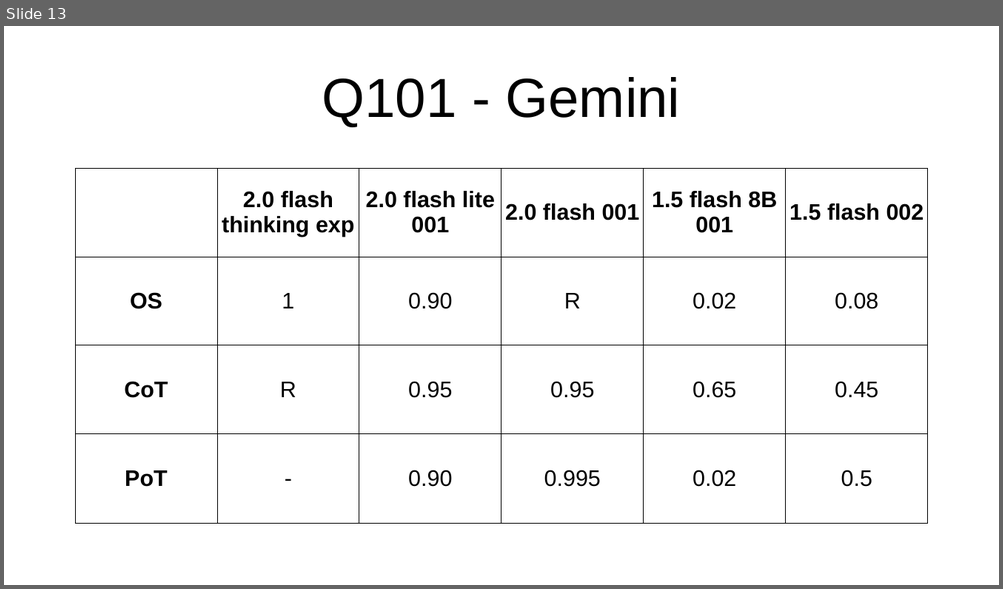
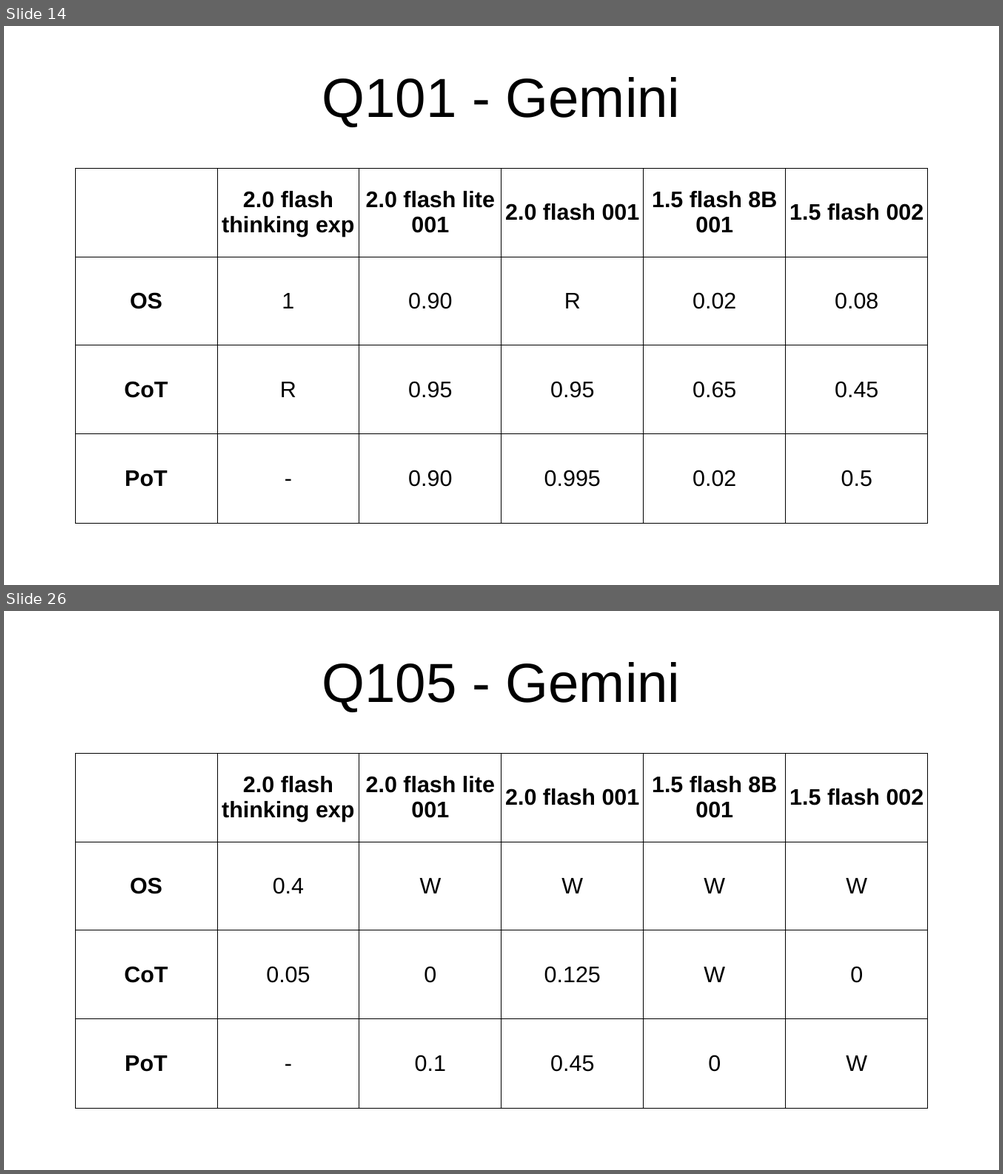
Before and after one commit to PieBerto/Stress-testing-chatbots, a slide deck: Slideshow/Results_presentation.odp. Shown one above the other, each under a label of ours: slide 13 before the commit, slides 14 and 26 after it; the slides between them are not shown. The pictures are 1003x589 and 1003x1174 pixels, drawn with LibreOffice and Linux fonts; fonts in the diff are those of the drawing. Boxes give left, top, right and bottom in pixels: in the first picture for what was removed or moved away, otherwise in the second. Text is boxed around its words. In the diff, an @@ line names an element or a change of style, - is before the commit and + after.

```diff
--- a/Slideshow/Results_presentation.odp
+++ b/Slideshow/Results_presentation.odp
@@ slide 26 added at bbox=[4, 611, 999, 1170], background #FFFFFF @@
@@ title added at bbox=[321, 662, 680, 712], 44 pt, text #000000 @@
+Q105 - Gemini
@@ table added at bbox=[75, 754, 926, 1109], 4 rows, 6 columns @@
+ | 2.0 flash thinking exp | 2.0 flash lite 001 | 2.0 flash 001 | 1.5 flash 8B 001 | 1.5 flash 002
+OS | 0.4 | W | W | W | W
+CoT | 0.05 | 0 | 0.125 | W | 0
+PoT | - | 0.1 | 0.45 | 0 | W
@@ what was slide 13 is now slide 14 @@
```
Also in this commit, not shown: 47 other slides added.
